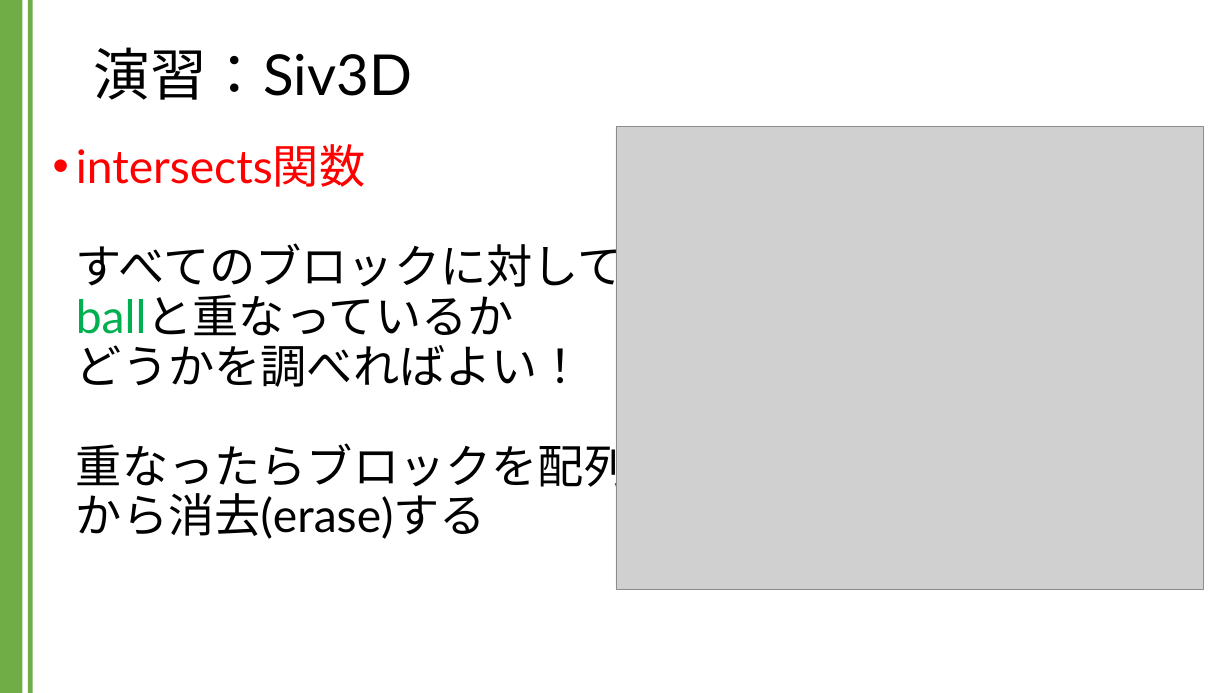
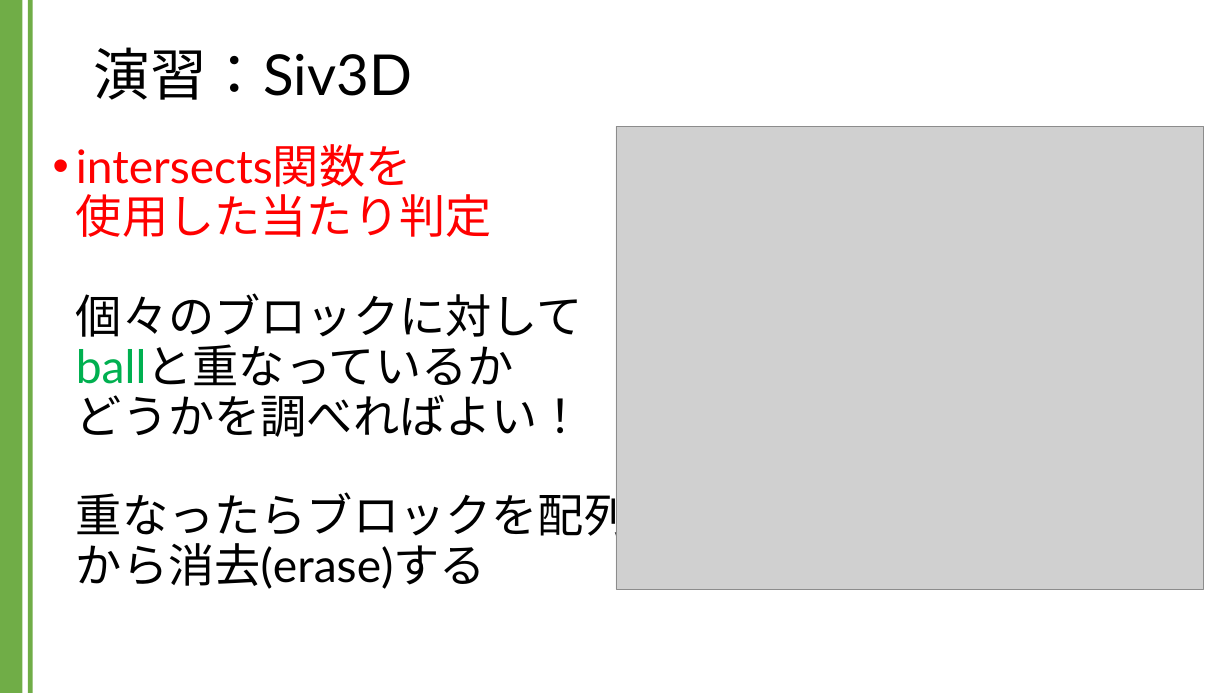
Before and after one commit to kic-murata/cpp2024, a slide deck: slide 50 of 授業資料/演習課題：Siv3D.pptx. Drawn at 1232x693 pixels with LibreOffice and Linux fonts; fonts in the diff are those of the drawing; grey boxes stand for pictures; background and template pictures are left out. Boxes give left, top, right and bottom in pixels: in the first picture for what was removed or moved away, otherwise in the second. Text is boxed around its words. In the diff, an @@ line names an element or a change of style, - is before the commit and + after.

```diff
--- a/授業資料/演習課題：Siv3D.pptx
+++ b/授業資料/演習課題：Siv3D.pptx
@@ text at (x1=76, y1=144, x2=630, y2=589): text changed @@
-• intersects関数
-  すべてのブロックに対して
-  ballと重なっているか
-  どうかを調べればよい！
-  重なったらブロックを配列
-  から消去(erase)する
+• intersects関数を
+  使用した当たり判定
+  個々のブロックに対して
+  ballと重なっているか
+  どうかを調べればよい！
+  重なったらブロックを配列
+  から消去(erase)する
```
Also in this commit, not shown: 2 other slides changed, 10 slides added.
